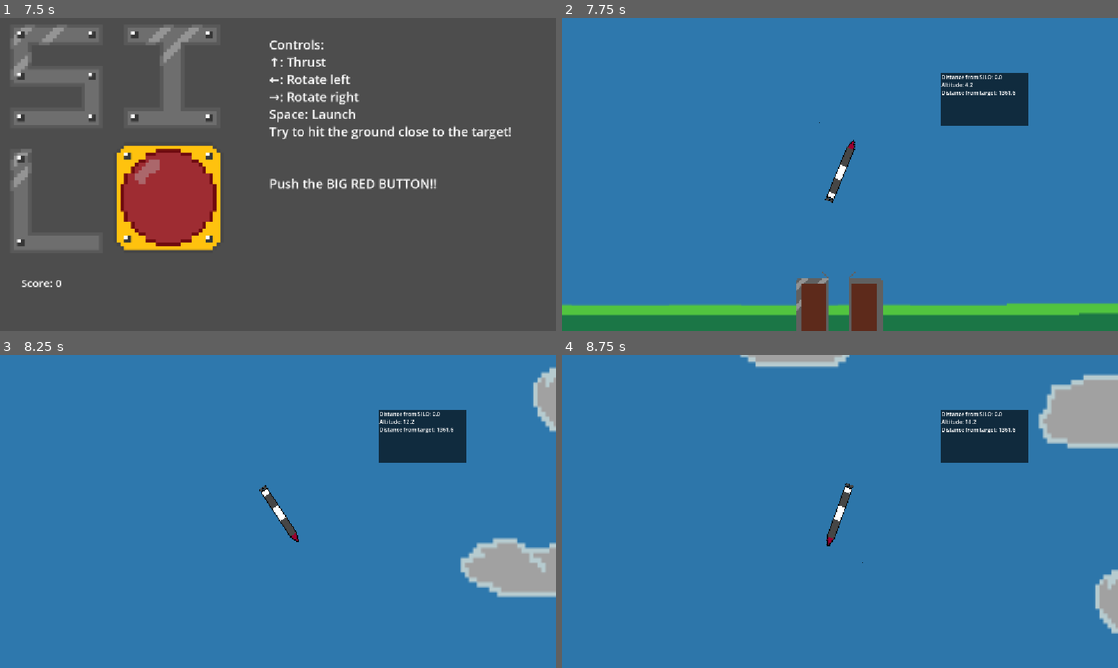
Above: before the commit, frames 1-4 (two rows, left to right).
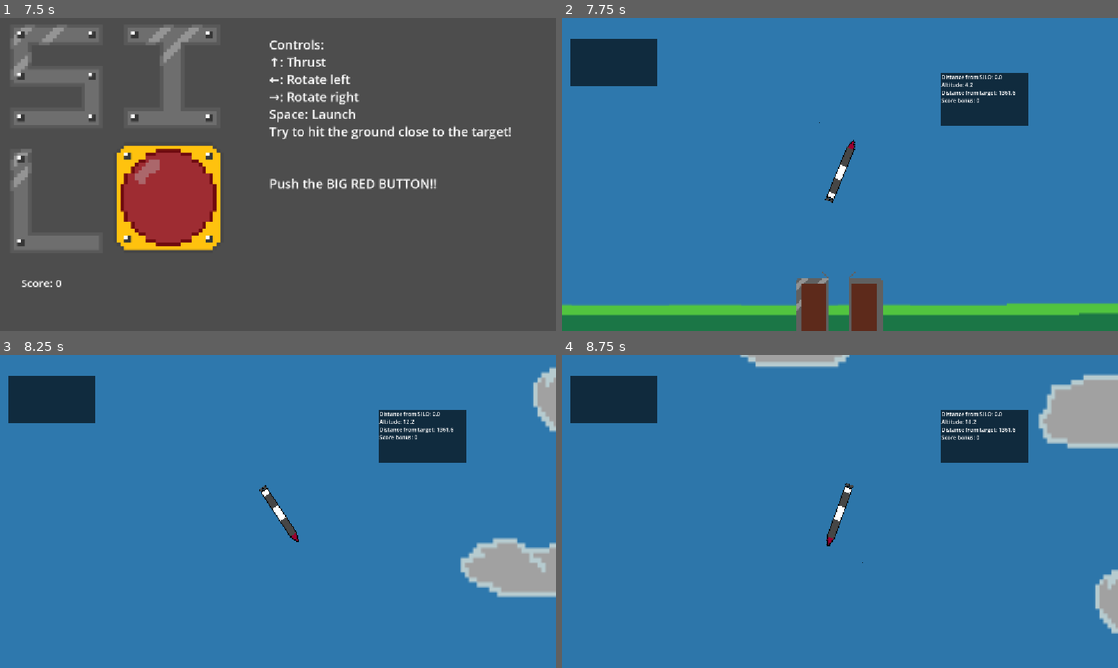
Above: after the commit, the same moments.

Repository: moocow-web/silogame
Game: Godot game, scene res://home.tscn
Two runs of this game, one before a commit and one after it. Both use one fixed random seed, a clock stepped at 60 frames per second and the inputs below.
Inputs (mouse positions are in pixels of both pictures, inside the frame that each line leads up to):
- Up to frame 1 (7.5 s): tap Enter (ui_accept) at 0.5, 0.77, 1.25, 1.52, 2, 2.75, 3.02, 3.5, 3.77, 4.25, 4.52, 6.02, 6.77 s; move the mouse to (211, 284) at 0.52 s; hold Right (ui_right) 0.53-1.28 s; tap Alt every 1.5 s from 0.6 to 6.6 s; click (211, 284) at 0.67 s; move the mouse to (166, 190) at 1.27 s; hold Down 1.28-2.03 s; tap Shift every 1.5 s from 1.35 to 7.35 s; move the mouse to (333, 105) at 2.02 s; hold Right (ui_right) 2.03-2.78 s; move the mouse to (250, 237) at 2.77 s; hold Up (ui_up) 2.78-3.53 s; click (250, 237) at 2.92 s; move the mouse to (444, 221) at 3.52 s; hold Left (ui_left) 3.53-5.03 s; move the mouse to (111, 127) at 4.27 s; move the mouse to (305, 174) at 5.02 s; hold Down 5.03-5.78 s; click (305, 174) at 5.17 s; move the mouse to (194, 96) at 5.77 s; hold Right (ui_right) 5.78-6.53 s; move the mouse to (400, 158) at 6.52 s; hold Up (ui_up) 6.53-7.28 s; move the mouse to (166, 190) at 7.27 s; hold Right (ui_right) from 7.28 s (still down); click (166, 190) at 7.42 s
- Up to frame 2 (7.75 s): keep holding Right (ui_right); tap Enter (ui_accept) at 7.52 s
- Up to frame 3 (8.25 s): move the mouse to (422, 436) at 8.02 s; release Right (ui_right) at 8.03 s; hold Down from 8.03 s (still down); tap Alt at 8.1 s; click (422, 436) at 8.17 s
- Up to frame 4 (8.75 s): keep holding Down

Frame 1 is identical in both runs. In frame 2, 2.4% of the frame differs, in the area x 1-75%, y 6-28%; in frame 3, 2.4%; in frame 4, 2.4%.

Commit message:
add "bonus" system framework

Diff:
--- a/gui.gd
+++ b/gui.gd
@@ -6,4 +6,4 @@
 	position.x = missile.position.x + 300
 	position.y = missile.position.y - 300
 	dis = snapped((target.position.x - missile.position.x) / 100, 1)
-	text = str("Distance from SILO: ", snapped(missile.position.x / 100, .1), "\nAltitude: ", snapped(missile.position.y / -100, .1), "\nDistance from target: ", snapped((target.position.x - missile.position.x) / 100, .1))
+	text = str("Distance from SILO: ", snapped(missile.position.x / 100, .1), "\nAltitude: ", snapped(missile.position.y / -100, .1), "\nDistance from target: ", snapped((target.position.x - missile.position.x) / 100, .1), "\nScore bonus: ", Auto.score)
--- a/main.tscn
+++ b/main.tscn
@@ -12,6 +12,7 @@
 [ext_resource type="Script" uid="uid://bifahacovwxo" path="res://color_rect_2.gd" id="9_kek77"]
 [ext_resource type="Script" uid="uid://3vrwfcdy54xu" path="res://gui.gd" id="11_efxa6"]
 [ext_resource type="Script" uid="uid://eqofya1l5n1c" path="res://gen.gd" id="12_dg77c"]
+[ext_resource type="Script" uid="uid://nx0h2tspb77w" path="res://popup.gd" id="12_ycdy4"]
 
 [node name="Node2D" type="Node2D" unique_id=53622807]
 script = ExtResource("1_272bh")
@@ -75,6 +76,20 @@
 scale = Vector2(6.5527334, 4.1112084)
 color = Color(0, 0, 0, 0.6431373)
 
+[node name="gui2" type="RichTextLabel" parent="." unique_id=2133934277]
+offset_right = 258.0
+offset_bottom = 156.0
+theme_override_font_sizes/normal_font_size = 36
+script = ExtResource("12_ycdy4")
+
+[node name="ColorRect" type="ColorRect" parent="gui2" unique_id=1732204768]
+z_index = -1
+layout_mode = 0
+offset_right = 40.0
+offset_bottom = 33.566772
+scale = Vector2(6.5527334, 4.1112084)
+color = Color(0, 0, 0, 0.6431373)
+
 [node name="Area2D" type="Area2D" parent="." unique_id=1945499214]
 z_index = 5
 script = ExtResource("12_dg77c")
--- a/missile.gd
+++ b/missile.gd
@@ -12,8 +12,11 @@
 var trun = 0
 var launched = 0
 var time = 0
+var spaced = 0
+var spdLimit = 10000
 const trailScene1 = preload("uid://b50xxm4xpukdk")
 const trailScene2 = preload("uid://cf4ghvv1cma2v")
+@onready var gui_2: RichTextLabel = $"../gui2"
 @onready var gui: RichTextLabel = $"../gui"
 func _physics_process(delta: float) -> void:
 	# -------------------------------------------
@@ -60,7 +63,7 @@
 	# -------------------------------------------
 	# debug
 	# -------------------------------------------
-	print(time)
+	print(position.y)
 	trun += 1
 	time += 1
 	move_and_slide()
@@ -75,18 +78,20 @@
 		velocity.y += -4
 	if velocity.y < 0:
 		velocity.y += 4
-	if velocity.x > 4000:
-		velocity.x = 4000
-	if velocity.x < -4000:
-		velocity.x = -4000
-	if velocity.y < -4000:
-		velocity.y = -4000
-	if velocity.y > 4000:
-		velocity.y = 1000
+	if velocity.x > spdLimit:
+		velocity.x = spdLimit
+	if velocity.x < -spdLimit:
+		velocity.x = -spdLimit
+	if velocity.y < -spdLimit:
+		velocity.y = -spdLimit
+	if velocity.y > spdLimit:
+		velocity.y = spdLimit
+	if position.y < -20000 && spaced == 0:
+		Auto.score += 200
+		gui_2.text = "Space! \n +200 score"
+		spaced = 1
+		print("space!")
 	if position.y > 0 && launched == 1:
 		#Runs when dead
-		# -------------------------------------------
-		# Score Calculations
-		# -------------------------------------------
-		Auto.score = gui.dis + (.1 * gui.dis) - ((time / 100) + gui.dis)
+		Auto.score = gui.dis + (.2 * gui.dis) - (time / 20) + Auto.score
 		get_tree().change_scene_to_file("res://home.tscn")
--- /dev/null
+++ b/popup.gd
@@ -0,0 +1,17 @@
+extends RichTextLabel
+var time = 0
+@onready var missile: CharacterBody2D = $"../missile"
+
+# Called when the node enters the scene tree for the first time.
+func _ready() -> void:
+	pass # Replace with function body.
+
+
+# Called every frame. 'delta' is the elapsed time since the previous frame.
+func _process(delta: float) -> void:
+	position.x = missile.position.x - 800
+	position.y = missile.position.y - 400
+	time += 1
+	if time > 200:
+		text = str(" ")
+		time = 0
Not shown, added: popup.gd.uid
